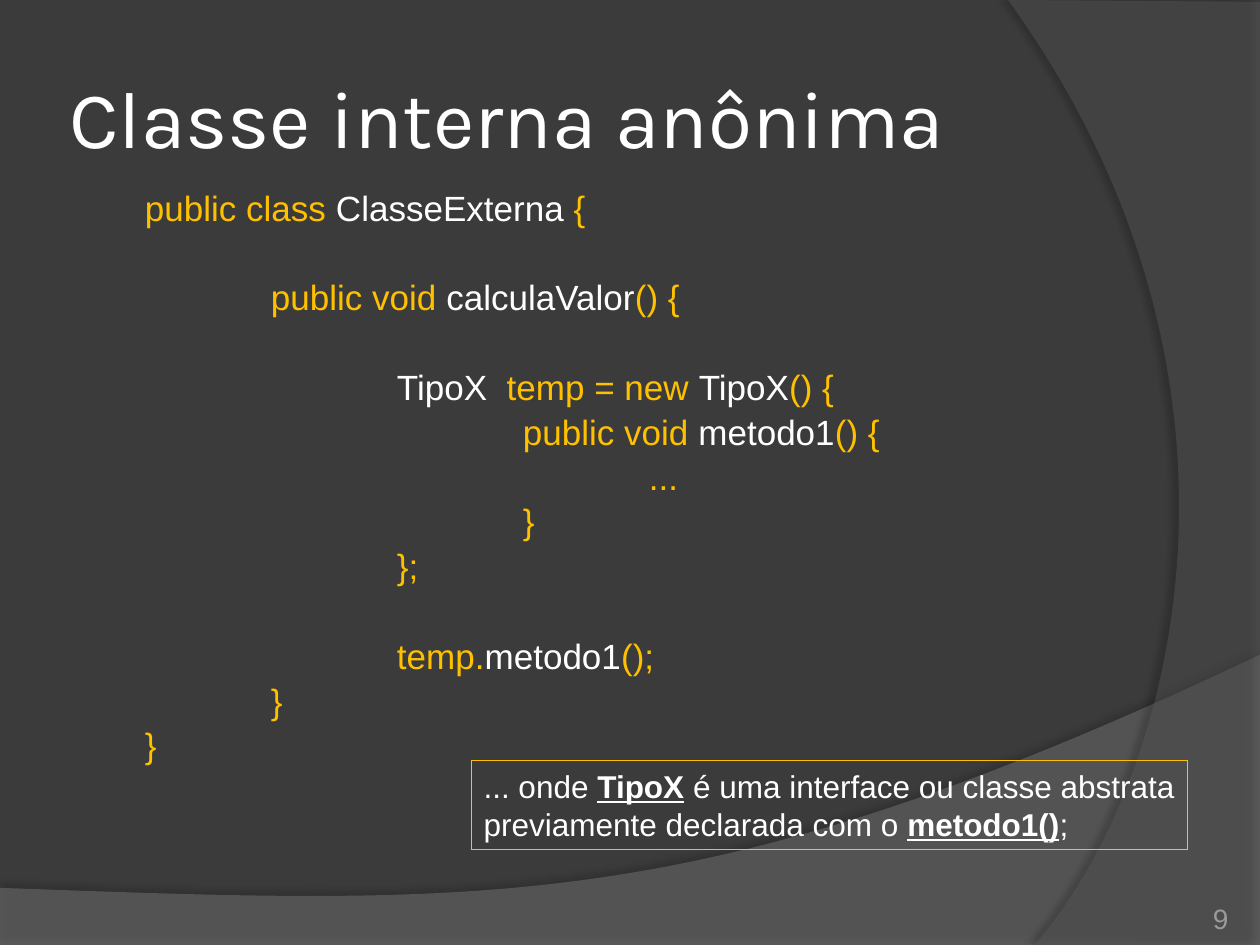
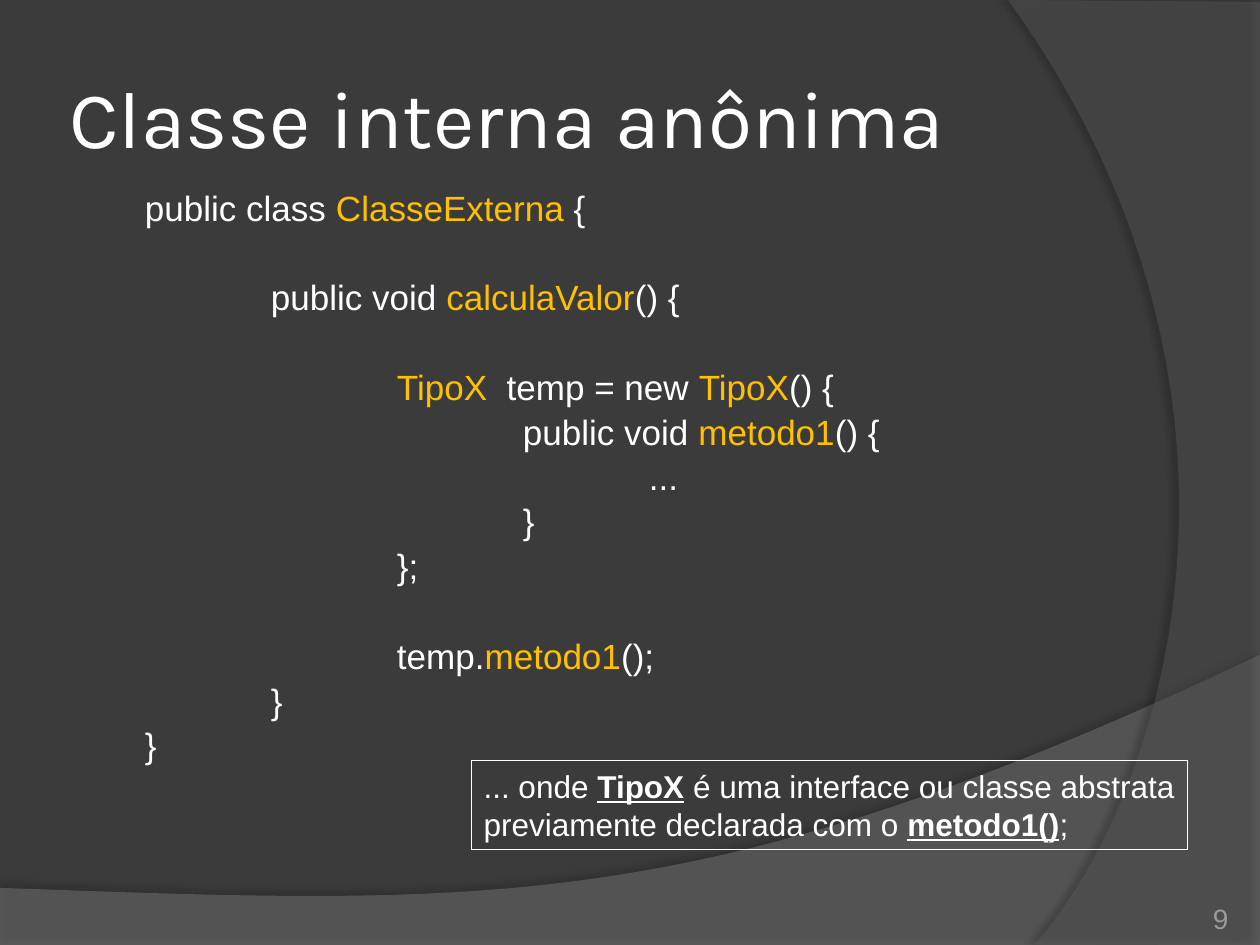
Before and after one commit to duchesqui/slzvieira-training, a slide deck: slide 9 of trunk/2-Java-Programmer-Modulo-II/01.Capitulo01.pptx. Drawn at 1260x945 pixels with LibreOffice and Linux fonts; fonts in the diff are those of the drawing. Boxes give left, top, right and bottom in pixels: in the first picture for what was removed or moved away, otherwise in the second. Text is boxed around its words. In the diff, an @@ line names an element or a change of style, - is before the commit and + after.

```diff
--- a/trunk/2-Java-Programmer-Modulo-II/01.Capitulo01.pptx
+++ b/trunk/2-Java-Programmer-Modulo-II/01.Capitulo01.pptx
@@ text "public class ClasseExterna {" at [145, 195, 858, 676]: text colour #FFC000 to #FFFFFF in "public class {", "public void calculaValor() {", "temp = new TipoX() {", "public void metodo1() {" and 6 more places; text colour #FFFFFF to #FFC000 in "ClasseExterna", "calculaValor()", "TipoX TipoX()", "metodo1()" and 1 more places @@
@@ rectangle "... onde TipoX é uma ..." at [471, 761, 1188, 850]: outline #FFC000 0.75 pt to #FFFFFF 0.75 pt @@
```
Also in this commit, not shown: 9 other slides changed, 11 other files.
